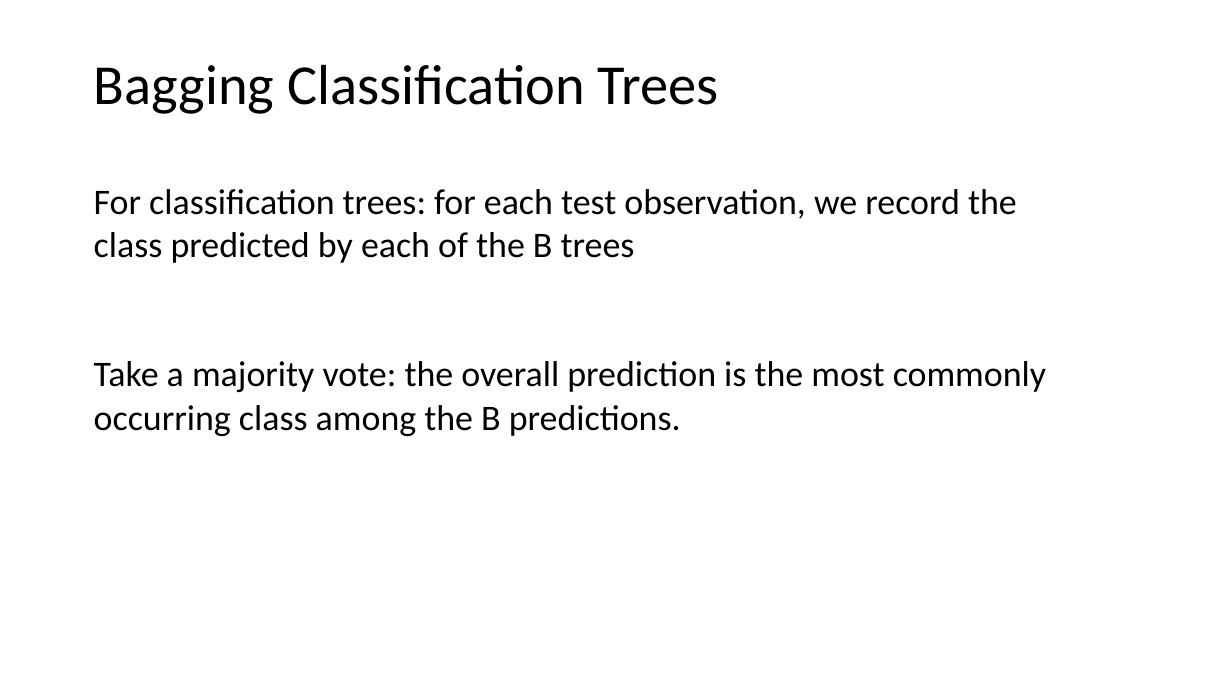
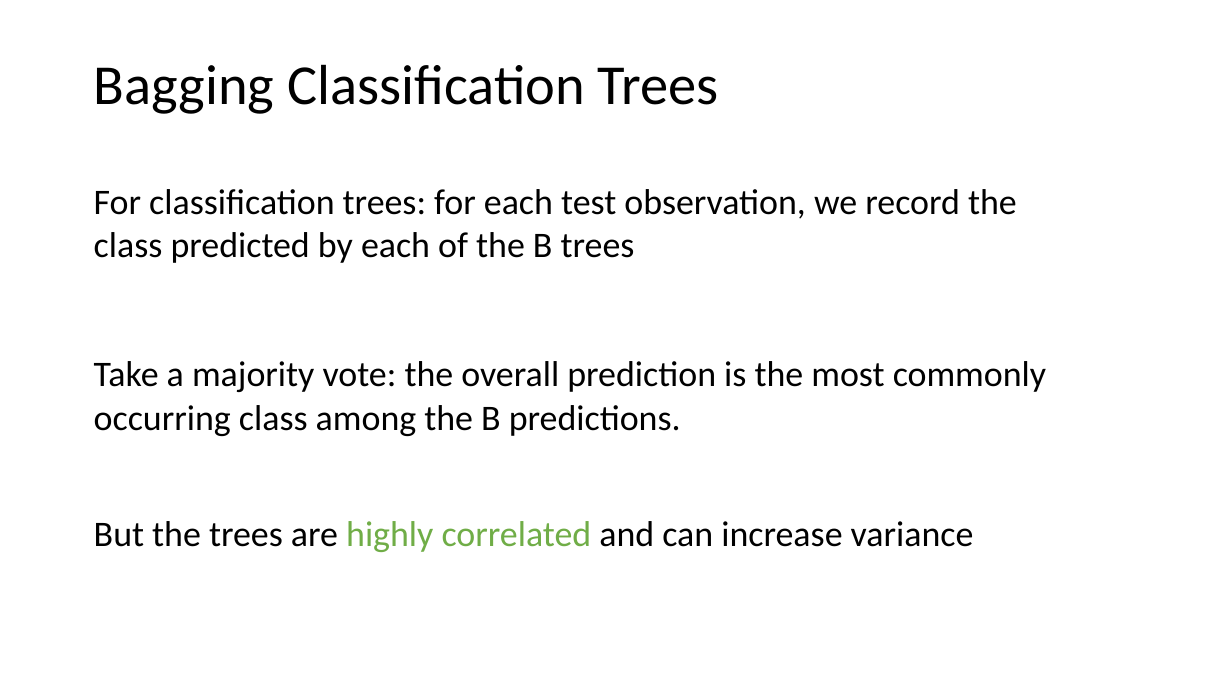
Before and after one commit to tianzheng4/tianzheng4.github.io, a slide deck: slide 25 of _umkc-teaching/slides/Lecture9.pptx. Drawn at 1232x693 pixels with LibreOffice and Linux fonts; fonts in the diff are those of the drawing. Boxes give left, top, right and bottom in pixels: in the first picture for what was removed or moved away, otherwise in the second. Text is boxed around its words. In the diff, an @@ line names an element or a change of style, - is before the commit and + after.

```diff
--- a/_umkc-teaching/slides/Lecture9.pptx
+++ b/_umkc-teaching/slides/Lecture9.pptx
@@ text added at box(94, 521, 974, 552), 28 pt, text #000000 @@
+But the trees are highly correlated and can increase variance
```
Also in this commit, not shown: 1 other slide changed, 1 slide added, 1 other file.
